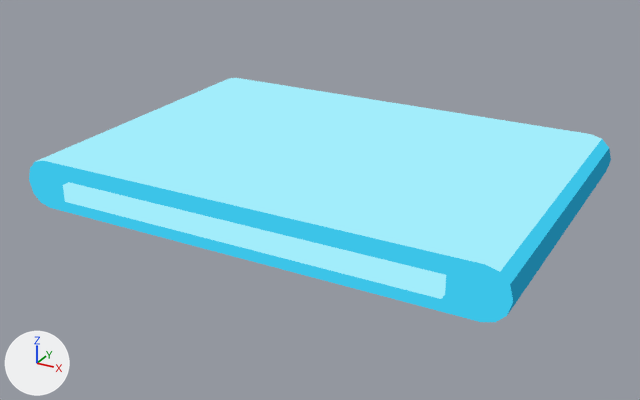
Two versions of the glTF model Assets/TD2/Screen3D/Kit07/white/Plate_Pad.gltf, one commit apart.
Before and after are seen from a 50 mm camera at (0.598, -0.763, 0.541) aimed at (0.0, 0.324, -0.003). Lighting does not change. The marker at lower left points along +X, +Y and +Z. The first picture is the older version.

Names of what the first picture shows: 'Plate_Pad_baked'.
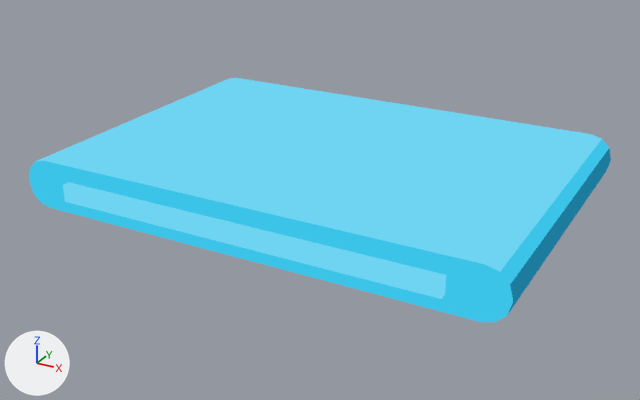
Where the change shows, as pixel boxes (x1, y1, x2, y2) in the pictures (640 x 400 px):
'Plate_Pad_baked', recoloured: (34, 78, 604, 302) in both

Diff of the bpy script that builds the scene:
```diff
--- a/Assets/TD2/Screen3D/Kit07/white/Plate_Pad.gltf.py
+++ b/Assets/TD2/Screen3D/Kit07/white/Plate_Pad.gltf.py
@@ mat_k07_white_link_light @@
 n0 = _N.new('ShaderNodeEmission'); n0.name = 'Emission'
-n0.inputs[0].default_value = (0.361, 0.847, 0.965, 1.0)  # 'Color', cyan #a2edfb
+n0.inputs[0].default_value = (0.159, 0.651, 0.888, 1.0)  # 'Color', cyan #6fd3f2
 n1 = _N.new('ShaderNodeLightPath'); n1.name = 'Light Path'
```
